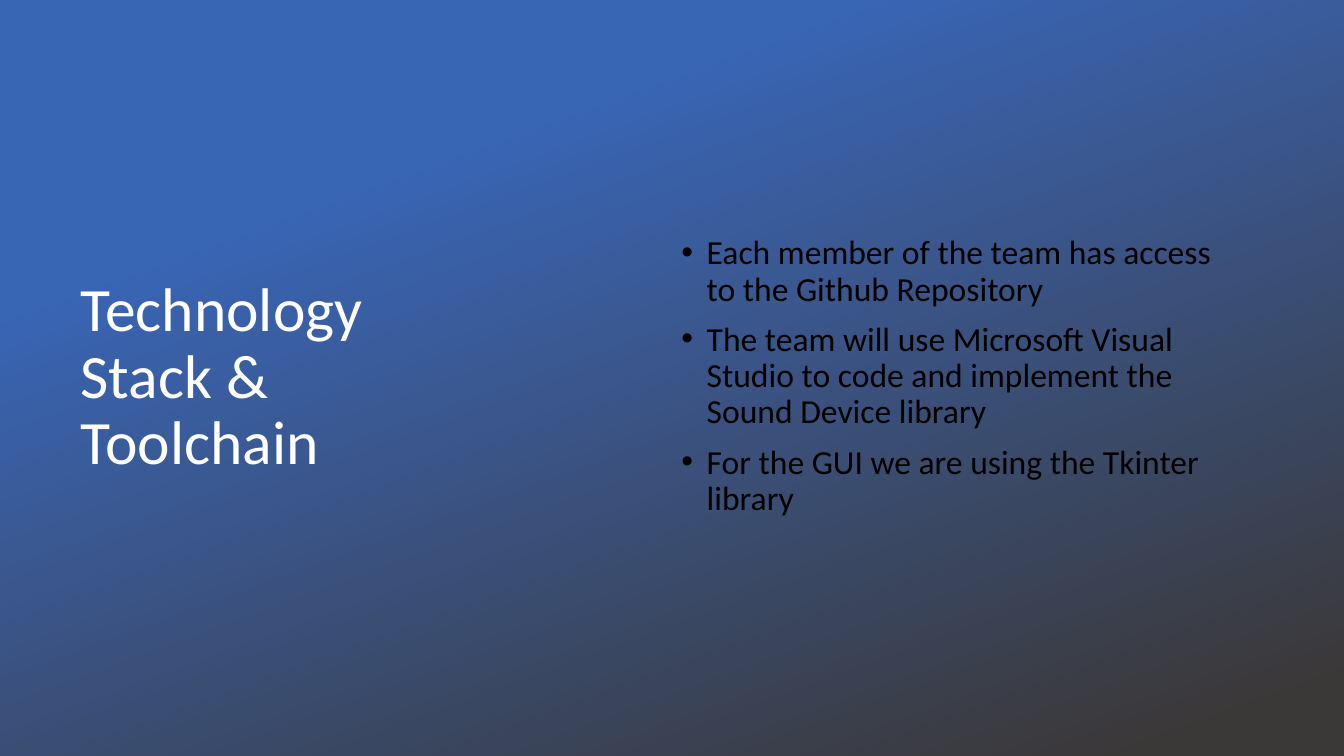
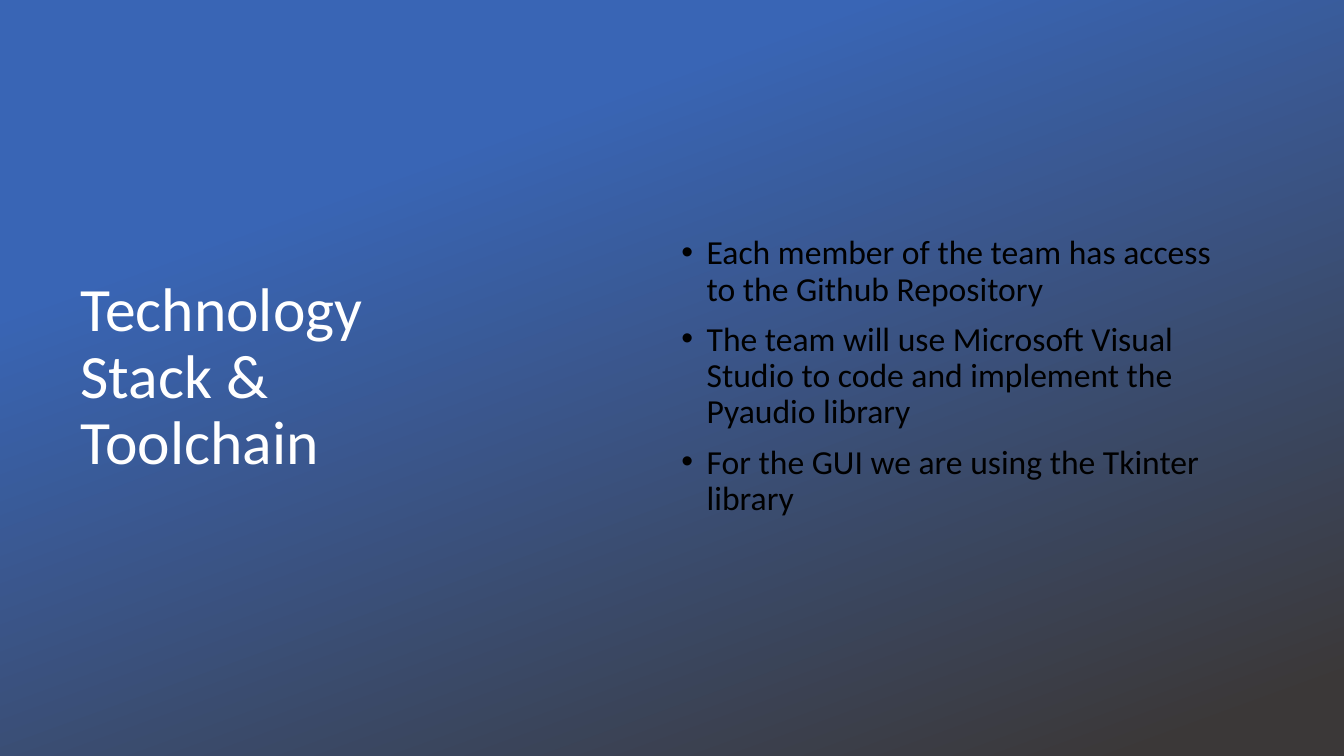
Before and after one commit to Mic-Check-2-Cruise-Control/root, a slide deck: slide 4 of Team Project Analysis-Milestone 2.pptx. Drawn at 1344x756 pixels with LibreOffice and Linux fonts; fonts in the diff are those of the drawing; background and template pictures are left out. Boxes give left, top, right and bottom in pixels: in the first picture for what was removed or moved away, otherwise in the second. Text is boxed around its words. In the diff, an @@ line names an element or a change of style, - is before the commit and + after.

```diff
--- a/Team Project Analysis-Milestone 2.pptx
+++ b/Team Project Analysis-Milestone 2.pptx
@@ text at [707, 327, 1173, 429]: text changed @@
-• The team will use Microsoft Visual Studio to code and implement the Sound Device library
+• The team will use Microsoft Visual Studio to code and implement the Pyaudio library
```
Also in this commit, not shown: 4 other slides changed.
